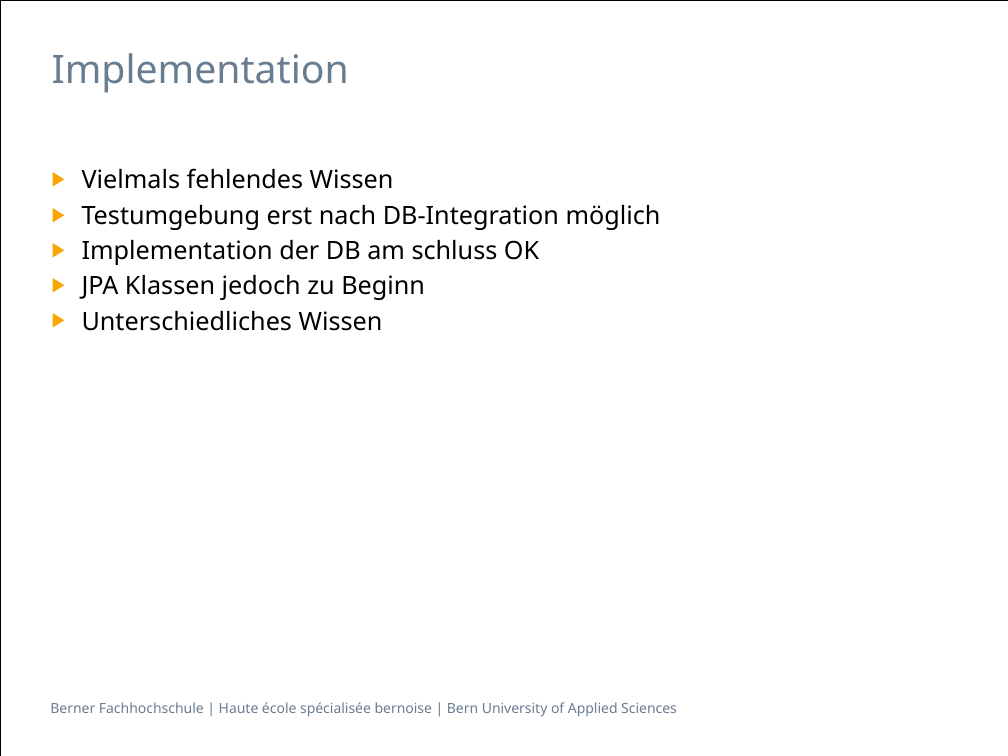
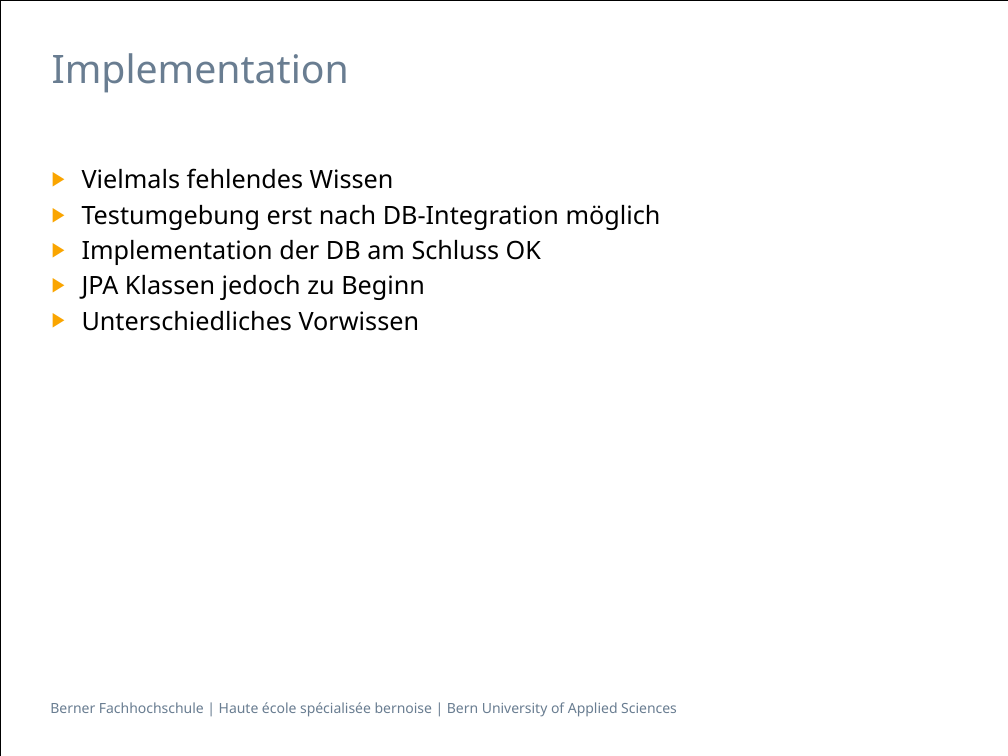
Before and after one commit to isels1/ch.bfh.btx8081.w2015.blue, a slide deck: slide 14 of doc/task14/Task14.pptx. Drawn at 1008x756 pixels with LibreOffice and Linux fonts; fonts in the diff are those of the drawing. Boxes give left, top, right and bottom in pixels: in the first picture for what was removed or moved away, otherwise in the second. Text is boxed around its words. In the diff, an @@ line names an element or a change of style, - is before the commit and + after.

```diff
--- a/doc/task14/Task14.pptx
+++ b/doc/task14/Task14.pptx
@@ text at (82, 240, 541, 265): text changed @@
-▶ Implementation der DB am schluss OK
+▶ Implementation der DB am Schluss OK
@@ text at (82, 311, 420, 331): text changed @@
-▶ Unterschiedliches Wissen
+▶ Unterschiedliches Vorwissen
```
Also in this commit, not shown: 4 other slides changed.
